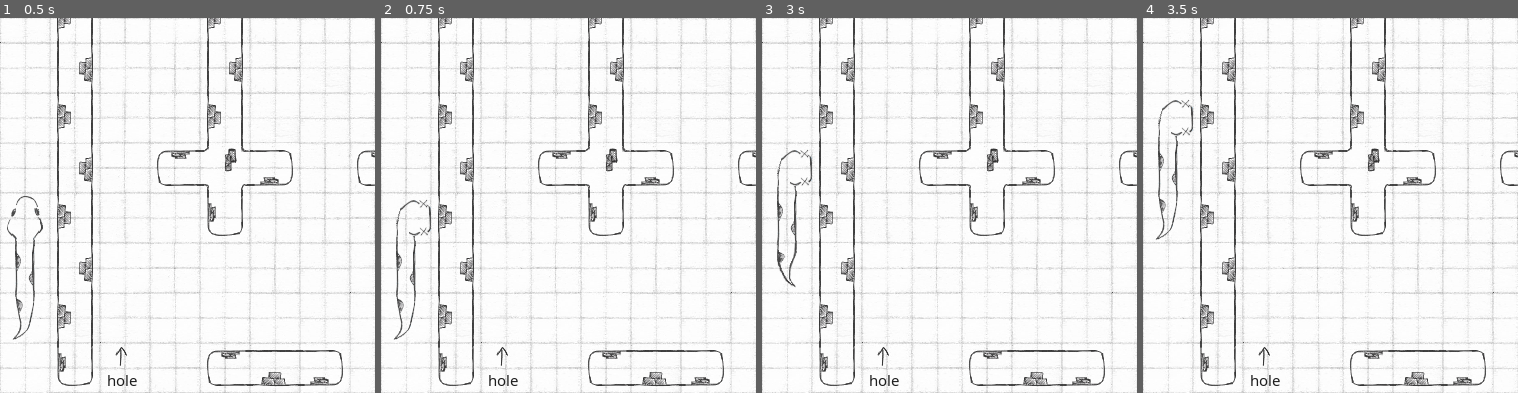
Above: before the commit, frames 1-4 (left to right).
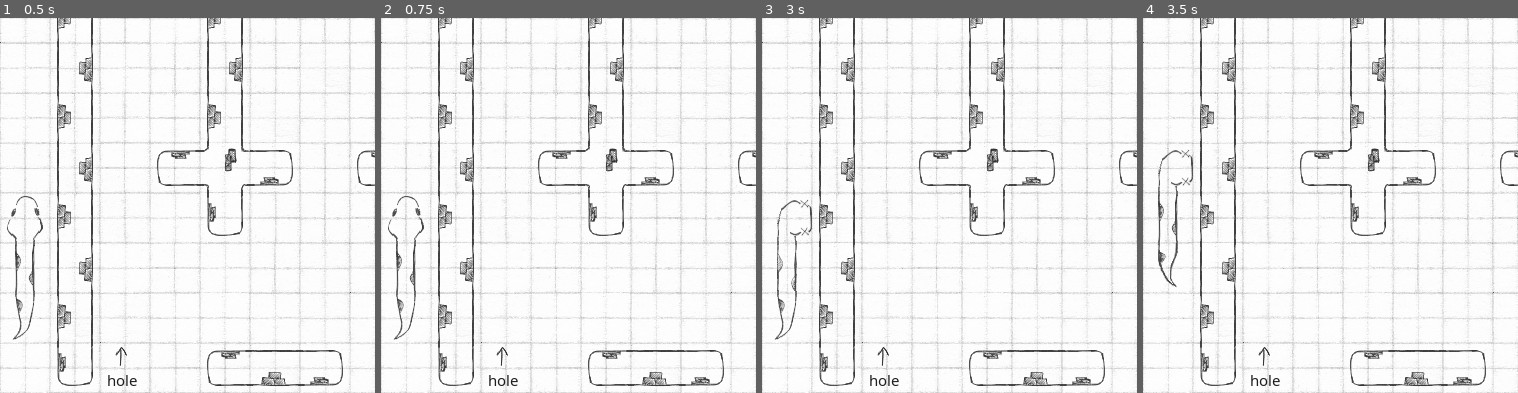
Above: after the commit, the same moments.

Repository: patribu7/It_is_a_snake_clone
Game: Godot game, scene res://scene/maps/map7.tscn
The game is run twice, just before and just after one commit, with the same random seed, the same clock (stepped at 60 frames per second) and the same inputs. This scene is started directly instead of the project's main scene.
Inputs:
- Up to frame 1 (0.5 s): no input
- Up to frame 2 (0.75 s): tap Enter (ui_accept) at 0.5 s; hold Right (move_right) from 0.53 s (still down); hold Space (Space) from 0.53 s (still down)
- Up to frame 3 (3 s): tap Enter (ui_accept) at 0.77, 1.25, 1.52, 2.75 s; release Right (move_right) at 1.28 s; release Space (Space) at 1.28 s; hold Escape (back) 1.28-2.03 s; tap Space (Space) at 1.35, 2.3, 2.85 s; hold Right (move_right) 2.03-2.78 s; hold Shift (action_for_shift) 2.03-2.78 s; hold Up (move_up) from 2.78 s (still down)
- Up to frame 4 (3.5 s): keep holding Up (move_up); tap Enter (ui_accept) at 3.02 s
The pictures show only the part of the screen within x 0-50%, y 50-100%; the shares and areas given below are measured in that part.

Frame 1 is identical in both runs. In frame 2, 0.3% of the frame differs, in the area x 1-14%, y 47-60%; in frame 3, 1.0%; in frame 4, 1.0%, in the area x 3-14%, y 21-72%.

Commit message:
Fix issue and bugs

Diff:
--- /dev/null
+++ b/default_bus_layout.tres
@@ -0,0 +1,4 @@
+[gd_resource type="AudioBusLayout" format=3 uid="uid://dkgvywagguut8"]
+
+[resource]
+bus/0/volume_db = 3.04252
--- a/scene/closing_credits/closing_credits.tscn
+++ b/scene/closing_credits/closing_credits.tscn
@@ -54,7 +54,7 @@
 Created by LupiCattivi
 
 
-Develop: LupiCattivi
+Developer: LupiCattivi
 
 
 Game Designer: LupiCattivi
--- a/scene/global/GameData.gd
+++ b/scene/global/GameData.gd
@@ -1,17 +1,18 @@
 extends Node
 
+var SAVE_PATH = "res://_debug/it_is_a_snake_clone.save" #issue change path to user for distr
 var is_first_access = true
 
 var qty_maps = 13
 var record_on_endless = 0
 var unlocked_levels = 1
 
-#var ranking = {
-	#0: {
-		#"name": "AAAAAAAAA",
-		#"score": 1000
-		#}
-	#}
+var high_scores = {
+	0: {
+		"name": "AAAAAAAAA",
+		"score": 1000
+		}
+	}
 
 var description = {
 	"header": "text not found ç_ç",
@@ -19,7 +20,6 @@
 	"goal": "text not found ç_ç"
 }
 
-var SAVE_PATH = "res://_debug/it_is_a_snake_clone.save" #issue change path to user for distr
 
 var apple_score = 0:
 	set(value):
@@ -36,7 +36,11 @@
 func set_record():
 	if apple_score > record_on_endless:
 		record_on_endless = apple_score
-		save_data()
+
+		#get_node("/root/Main/GUI").add_child(Window.new())
+
+
+		#save_data()
 
 
 func unlocked_next_level_on_clear():
@@ -104,9 +108,13 @@
 
 func save_data():
 	is_first_access = false
+
 	var file = FileAccess.open(SAVE_PATH, FileAccess.WRITE)
+
 	file.store_var(unlocked_levels)
-	file.store_var(record_on_endless)
+	#file.store_var(record_on_endless)
+	file.store_var(is_first_access)
+
 	file.close()
 
 
@@ -114,5 +122,7 @@
 	if not FileAccess.file_exists(SAVE_PATH):
 		return # Error! We don't have a save to load.
 	var file = FileAccess.open(SAVE_PATH, FileAccess.READ)
+
 	unlocked_levels = file.get_var(unlocked_levels)
-	record_on_endless = file.get_var(record_on_endless)
+	#record_on_endless = file.get_var(record_on_endless)
+	is_first_access = file.get_var(is_first_access)
--- a/scene/gui/box_panel.tscn
+++ b/scene/gui/box_panel.tscn
@@ -5,6 +5,9 @@
 [ext_resource type="PackedScene" uid="uid://dr85gwailnjvj" path="res://scene/gui/btn_exp.tscn" id="2_t8b6q"]
 
 [node name="BoxPanel" type="Panel"]
+z_index = 2
+z_as_relative = false
+y_sort_enabled = true
 custom_minimum_size = Vector2(450, 0)
 anchors_preset = 9
 anchor_bottom = 1.0
--- a/scene/gui/gui.tscn
+++ b/scene/gui/gui.tscn
@@ -57,7 +57,8 @@
 
 [node name="BulletinBoard" type="Sprite2D" parent="."]
 z_index = -2
-position = Vector2(373, 371)
+position = Vector2(375, 375)
+scale = Vector2(1, 1)
 texture = ExtResource("4_amiu3")
 
 [node name="Decoration" type="Label" parent="BulletinBoard"]
@@ -227,20 +228,20 @@
 flat = true
 
 [node name="Goal" type="Control" parent="Menu/MenuPaused"]
-custom_minimum_size = Vector2(0, 37)
+custom_minimum_size = Vector2(0, 59)
 layout_mode = 2
 size_flags_horizontal = 3
 size_flags_vertical = 8
 
 [node name="Goal_label" type="Label" parent="Menu/MenuPaused/Goal"]
 layout_mode = 1
-anchors_preset = 12
-anchor_top = 1.0
+anchors_preset = 15
 anchor_right = 1.0
 anchor_bottom = 1.0
-offset_top = -30.0
-grow_horizontal = 2
-grow_vertical = 0
+grow_horizontal = 2
+grow_vertical = 2
+auto_translate = false
+localize_numeral_system = false
 text = "Eat 100 apples"
 horizontal_alignment = 1
 vertical_alignment = 1
@@ -339,7 +340,6 @@
 text = "Thank you to complete the Demo!"
 
 [node name="ConfirmationDialog" type="ConfirmationDialog" parent="Menu"]
-title = ""
 initial_position = 1
 size = Vector2i(200, 101)
 dialog_text = "
--- a/scene/gui/menu.gd
+++ b/scene/gui/menu.gd
@@ -90,18 +90,20 @@
 
 	if state_game == "paused":
 		$MenuPaused.show()
+		$MenuPaused/Paused/ResumeBtn.grab_focus()
 
 	else:
 		$MenuPaused.hide()
 
 	if state_game == "game_over":
 		$GameOver.show()
-
+		$GameOver/Retry.grab_focus()
 	else:
 		$GameOver.hide()
 
 	if state_game == "stage_clear":
 		$StageClear.show()
+		$StageClear/NextLevel.grab_focus()
 
 	else:
 		$StageClear.hide()
@@ -110,7 +112,7 @@
 		$Congratulations.show()
 
 	else:
-		$Congratulations.hide() #issue da togliere?
+		$Congratulations.hide()
 
 	if state_game == "main_menu":
 		pass
--- a/scene/maps/map0.tscn
+++ b/scene/maps/map0.tscn
@@ -66,6 +66,7 @@
 script = ExtResource("1_bva7q")
 start_timeout = 1.0
 decr_timeout = 0.1
+apples_to_unloack_goal = 0
 
 [node name="Background" type="TileMap" parent="."]
 z_index = -1
--- a/scene/maps/map13.tscn
+++ b/scene/maps/map13.tscn
@@ -152,36 +152,6 @@
 sources/0 = SubResource("TileSetAtlasSource_0pw36")
 sources/1 = SubResource("TileSetAtlasSource_cyg8y")
 
-[sub_resource type="AtlasTexture" id="AtlasTexture_bsjag"]
-atlas = ExtResource("11_ksynb")
-region = Rect2(0, 0, 50, 50)
-
-[sub_resource type="AtlasTexture" id="AtlasTexture_5xnic"]
-atlas = ExtResource("11_ksynb")
-region = Rect2(50, 0, 50, 50)
-
-[sub_resource type="SpriteFrames" id="SpriteFrames_iuclg"]
-animations = [{
-"frames": [{
-"duration": 1.0,
-"texture": SubResource("AtlasTexture_bsjag")
-}],
-"loop": true,
-"name": &"close",
-"speed": 2.0
-}, {
-"frames": [{
-"duration": 1.0,
-"texture": SubResource("AtlasTexture_5xnic")
-}],
-"loop": true,
-"name": &"open",
-"speed": 5.0
-}]
-
-[sub_resource type="RectangleShape2D" id="RectangleShape2D_ueil6"]
-size = Vector2(42, 42)
-
 [sub_resource type="AtlasTexture" id="AtlasTexture_fjoeq"]
 atlas = ExtResource("15_crw35")
 region = Rect2(100, 0, 50, 50)
@@ -254,28 +224,6 @@
 "speed": 5.0
 }]
 
-[sub_resource type="AtlasTexture" id="AtlasTexture_p8c1y"]
-atlas = ExtResource("16_ge63p")
-region = Rect2(0, 0, 50, 50)
-
-[sub_resource type="AtlasTexture" id="AtlasTexture_u5bgi"]
-atlas = ExtResource("16_ge63p")
-region = Rect2(50, 0, 50, 50)
-
-[sub_resource type="SpriteFrames" id="SpriteFrames_m8cfg"]
-animations = [{
-"frames": [{
-"duration": 1.0,
-"texture": SubResource("AtlasTexture_p8c1y")
-}, {
-"duration": 1.0,
-"texture": SubResource("AtlasTexture_u5bgi")
-}],
-"loop": true,
-"name": &"default",
-"speed": 2.0
-}]
-
 [sub_resource type="AtlasTexture" id="AtlasTexture_tbnm3"]
 atlas = ExtResource("15_c3ssb")
 region = Rect2(0, 0, 50, 50)
@@ -1009,19 +957,15 @@
 [node name="InvisibleWall4" parent="Walls" instance=ExtResource("8_fkfem")]
 position = Vector2(350, -3350)
 
-[node name="FakeGate" type="Area2D" parent="Walls" groups=["solid_obj"]]
+[node name="FakeGate" parent="Walls" instance=ExtResource("8_fkfem")]
 position = Vector2(500, -3600)
 
-[node name="Sprite" type="AnimatedSprite2D" parent="Walls/FakeGate"]
-position = Vector2(25, 25)
+[node name="Sprite2D" type="Sprite2D" parent="Walls/FakeGate"]
+position = Vector2(50, 0)
 rotation = 1.5708
-sprite_frames = SubResource("SpriteFrames_iuclg")
-animation = &"close"
-autoplay = "close"
-
-[node name="CollisionShape2D" type="CollisionShape2D" parent="Walls/FakeGate"]
-position = Vector2(25, 25)
-shape = SubResource("RectangleShape2D_ueil6")
+texture = ExtResource("11_ksynb")
+centered = false
+hframes = 2
 
 [node name="Snake" type="Node2D" parent="."]
 position = Vector2(350, 500)
@@ -1335,16 +1279,19 @@
 [node name="TeleIn10" type="Area2D" parent="Teleports" groups=["solid_obj"]]
 position = Vector2(450, -3950)
 
-[node name="Sprite" type="AnimatedSprite2D" parent="Teleports/TeleIn10"]
+[node name="Sprite" type="Sprite2D" parent="Teleports/TeleIn10"]
 position = Vector2(25, 25)
-sprite_frames = SubResource("SpriteFrames_m8cfg")
+texture = ExtResource("16_ge63p")
+hframes = 2
+frame = 1
 
 [node name="Out" type="Marker2D" parent="Teleports/TeleIn10"]
 position = Vector2(100, 0)
 
-[node name="Sprite" type="AnimatedSprite2D" parent="Teleports/TeleIn10/Out"]
+[node name="Sprite" type="Sprite2D" parent="Teleports/TeleIn10/Out"]
 position = Vector2(25, 25)
-sprite_frames = SubResource("SpriteFrames_m8cfg")
+texture = ExtResource("16_ge63p")
+hframes = 2
 
 [node name="Markers" type="Node" parent="."]
 
@@ -1416,7 +1363,7 @@
 offset_top = -2600.0
 offset_right = 750.0
 offset_bottom = -2531.0
-text = "Quasi mai hai scelto la strada guista al primo tentativo"
+text = "Quasi mai hai scelto la strada giusta al primo tentativo"
 autowrap_mode = 2
 
 [node name="Label5" type="Label" parent="Texts"]
@@ -1465,7 +1412,7 @@
 offset_top = -4521.0
 offset_right = 650.0
 offset_bottom = -4404.0
-text = "Qualcosa inevitabilmete e` stato lasciato indietro"
+text = "Qualcosa inevitabilmente e` stato lasciato indietro"
 autowrap_mode = 2
 
 [node name="Label9" type="Label" parent="Texts"]
@@ -1500,9 +1447,9 @@
 [node name="Label12" type="Label" parent="Texts"]
 layout_mode = 0
 offset_left = 450.0
-offset_top = -7000.0
+offset_top = -7001.0
 offset_right = 600.0
-offset_bottom = -6931.0
+offset_bottom = -6932.0
 text = "Ma non pensarci troppo"
 autowrap_mode = 2
 
--- a/scene/maps/map4.tscn
+++ b/scene/maps/map4.tscn
@@ -94,7 +94,7 @@
 
 [node name="Map" type="Node"]
 script = ExtResource("1_qt48h")
-start_timeout = 0.6
+start_timeout = 0.8
 apples_to_unloack_goal = 0
 
 [node name="Background" type="TileMap" parent="."]
--- a/scene/maps/map7.tscn
+++ b/scene/maps/map7.tscn
@@ -93,6 +93,7 @@
 [node name="Map" type="Node"]
 process_mode = 1
 script = ExtResource("1_4syuv")
+start_timeout = 0.4
 
 [node name="Background" type="TileMap" parent="."]
 z_index = -1
--- a/scene/maps/script/map13.gd
+++ b/scene/maps/script/map13.gd
@@ -38,7 +38,7 @@
 			get_parent().get_parent().get_node("GUI").position.y = $Snake/Player.global_position.y - 10 * Global.tile_size.y
 
 	else:
-		pass #issue volevo usare questo per l'animazione deti titili di coda...
+		pass #issue volevo usare questo per l'animazione dei titoli di coda...
 
 
 func teleport():
@@ -66,7 +66,7 @@
 
 	if obj.type_obj == "spider":
 		var i = 0
-		while i < 10: #issue vabbe' sarebbe meglio rimettere la posizine iniziale...
+		while i < 10: #sarebbe meglio rimettere la posizine iniziale
 			obj.position.y -= 50
 			await Global.wait(0.04)
 			i += 1
@@ -168,5 +168,5 @@
 
 func go_to_main_menu():
 	get_parent().stage_clear.emit()
-	get_parent().get_parent().get_node("GUI").position.y = 0
+	get_parent().get_parent().get_node("GUI").position.y = 0 #issue, ok, so che non si dovrebbe fare cosi`, ma sono alla fine e non ho messo i singeton per il menu (perche` non lo sapevo fare all'inizio)...
 	queue_free()
--- a/scene/title_screen/title_screen.gd
+++ b/scene/title_screen/title_screen.gd
@@ -16,23 +16,28 @@
 
 
 func _input(event): #avrei potuto farlo tutto con l'animazione...
-	if not any_key_is_pressed_yet and animation_is_finished and event.is_pressed():
+	if event.is_pressed():
+
 		if GameData.is_first_access:
-			not_that_key()
+
+			if not any_key_is_pressed_yet and animation_is_finished:
+				not_that_key()
+
+			if any_key_is_pressed_yet and event.is_action_pressed("Space"):
+				go_to_main_menu()
 
 		else:
 			go_to_main_menu()
-
-	if any_key_is_pressed_yet and event.is_action_released("Space"):
-		go_to_main_menu()
 
 
 func not_that_key():
 	$PanelDx/Annunce_DEMO.hide()
 	$PanelDx/This_symbol.hide()
+
 	$AnimationPlayer/Sounds.play()
 	$PanelDx/Press_any_key.text = "No! Not that key!... argh!\nJust...just press...\nWait a second let me fix some issue..."
 	await Global.wait(5)
+
 	$AnimationPlayer/Sounds.play()
 	$PanelDx/Press_any_key.text = "OK, let's press space...\nJust... SPACE"
 	any_key_is_pressed_yet = true
Not shown, changed: scenarios/description/desc1.txt
Not shown, changed: scenarios/description/desc10.txt
Not shown, changed: scenarios/description/desc5.txt
Not shown, changed: scenarios/description/desc8.txt
Not shown: 1 places in scene/maps/map13.tscn that only renumber resources
